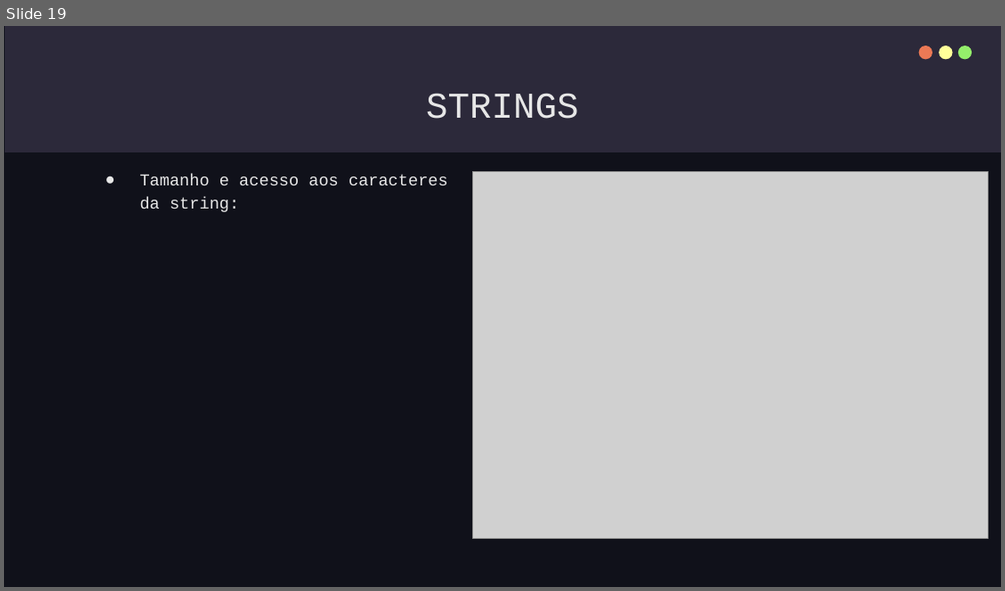
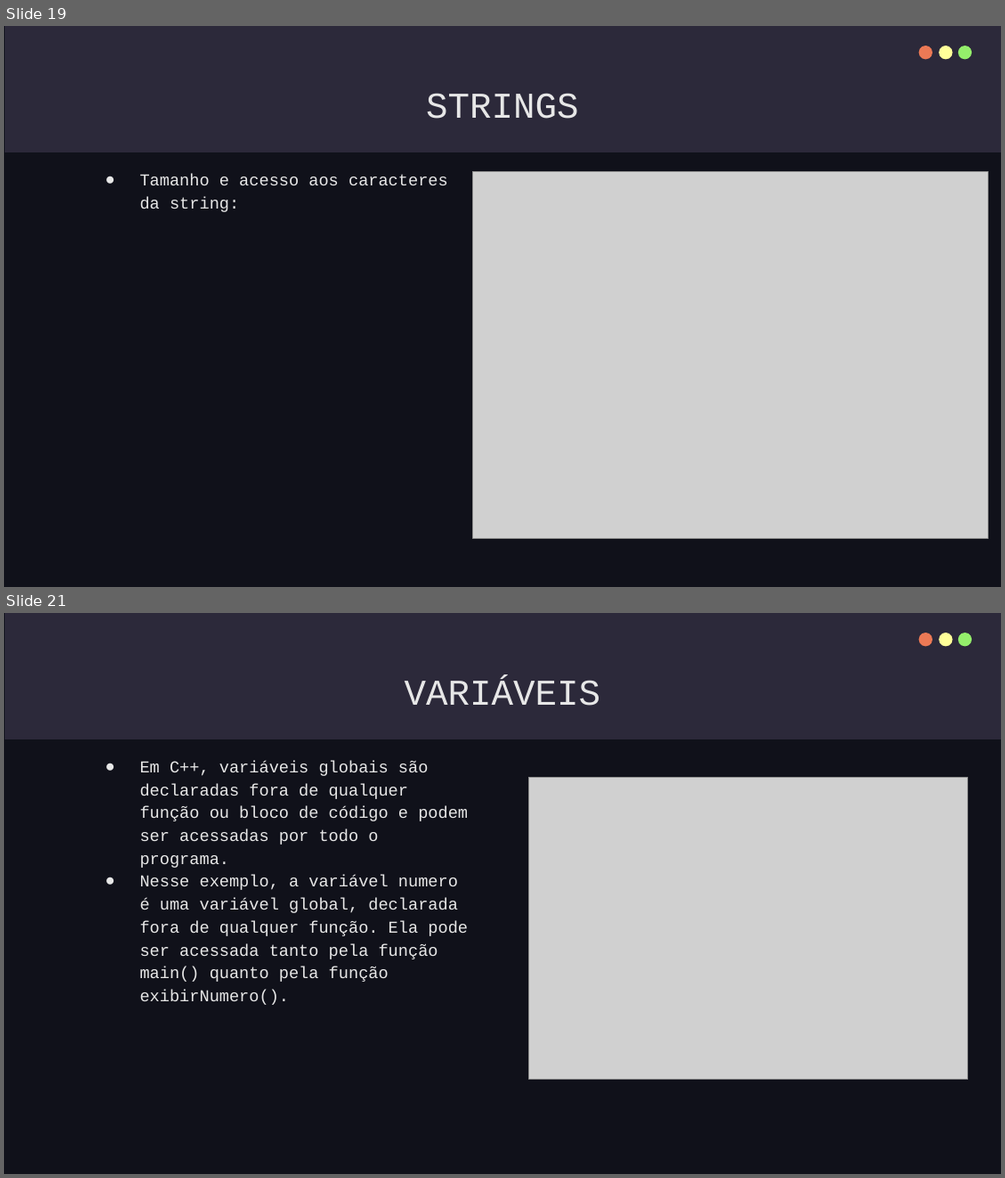
Before and after one commit to IgorTorquatto/Prolog, a slide deck: C++.pptx. Shown one above the other, each under a label of ours: slide 19 before the commit, slides 19 and 21 after it; the slides between them are not shown. The pictures are 1005x591 and 1005x1178 pixels, drawn with LibreOffice and Linux fonts; fonts in the diff are those of the drawing; grey boxes stand for pictures. Boxes give left, top, right and bottom in pixels: in the first picture for what was removed or moved away, otherwise in the second. Text is boxed around its words. In the diff, an @@ line names an element or a change of style, - is before the commit and + after.

```diff
--- a/C++.pptx
+++ b/C++.pptx
@@ slide 21 added at [4,613,1001,1174], background #10111A; not listed: 4 template elements that a slide beside it also shows @@
@@ title added at [404,680,601,706], 35 pt, text #E7E7E7 @@
+VARIÁVEIS
@@ text added at [140,761,468,1005], 16 pt, text #E7E7E7 @@
+● Em C++, variáveis globais são declaradas fora de qualquer função ou bloco de código e podem ser acessadas por todo o programa.
+● Nesse exemplo, a variável numero é uma variável global, declarada fora de qualquer função. Ela pode ser acessada tanto pela função main() quanto pela função exibirNumero().
@@ picture added at [529,778,968,1079] @@
```
Also in this commit, not shown: 1 slide changed, 18 other slides added, 1 slide removed.
